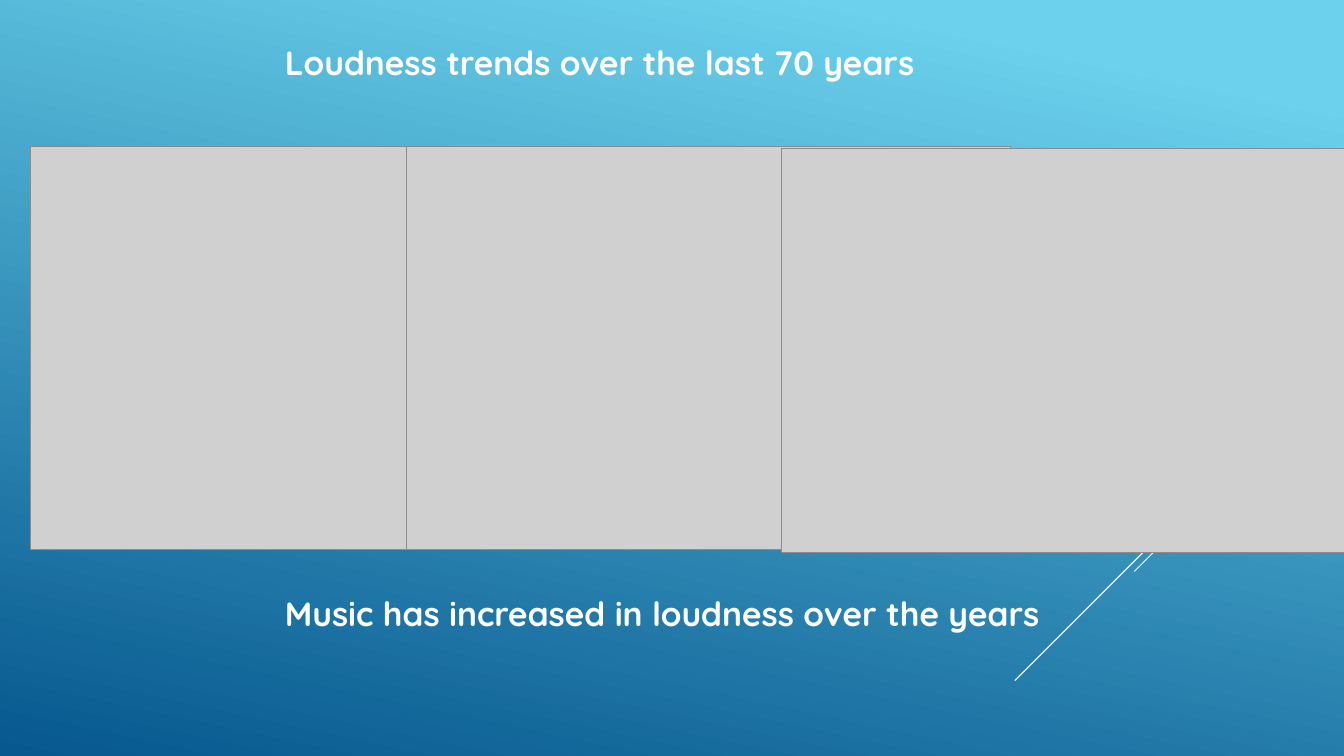
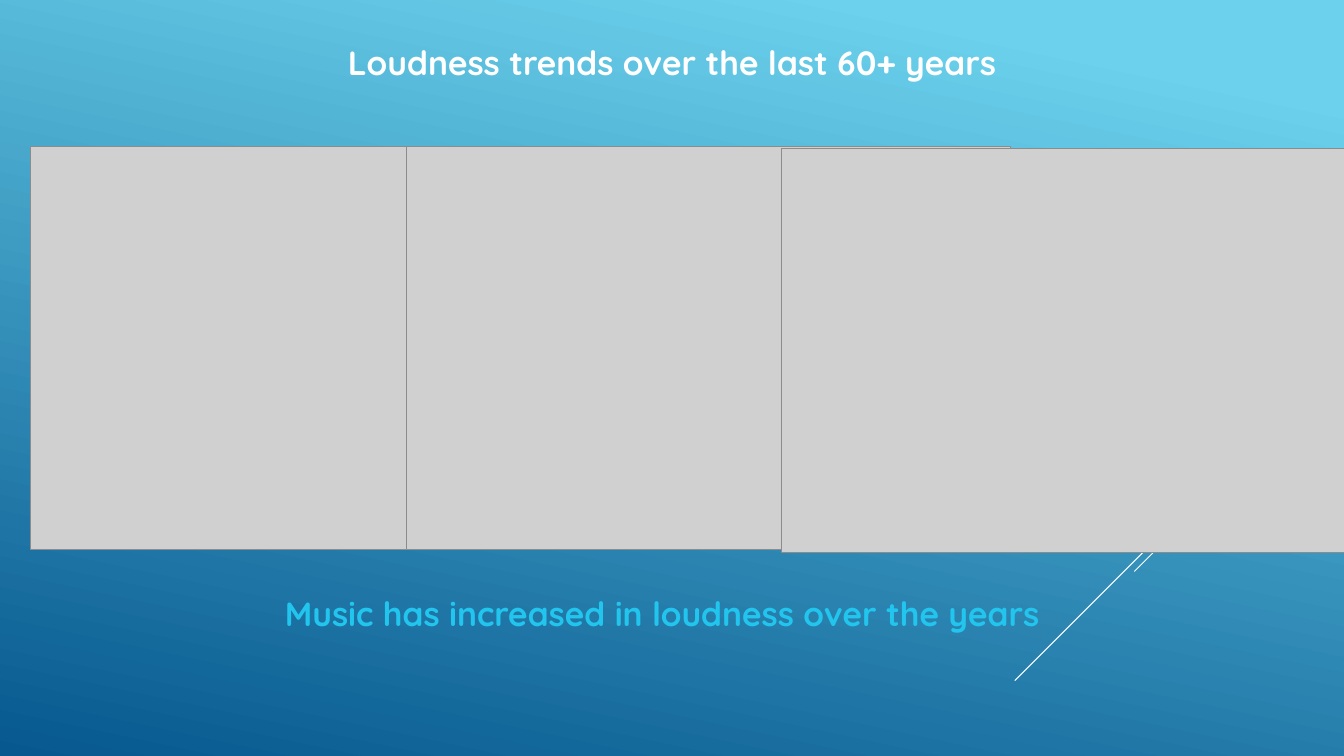
Before and after one commit to rlylecastro/project1, a slide deck: slide 11 of Presentation.pptx (slide 12 before the commit). Drawn at 1344x756 pixels with LibreOffice and Linux fonts; fonts in the diff are those of the drawing; grey boxes stand for pictures. Boxes give left, top, right and bottom in pixels: in the first picture for what was removed or moved away, otherwise in the second. Text is boxed around its words. In the diff, an @@ line names an element or a change of style, - is before the commit and + after.

```diff
--- a/Presentation.pptx
+++ b/Presentation.pptx
@@ text at (x1=348, y1=50, x2=996, y2=82): text changed @@
-Loudness trends over the last 70 years
+Loudness trends over the last 60+ years
@@ text "Music has increased in loudness ..." at (x1=285, y1=601, x2=1039, y2=633): text colour #FFFFFF to #22C5ED @@
```
Also in this commit, not shown: 6 other slides changed, 10 slides added, 5 slides removed, 1 other file.
